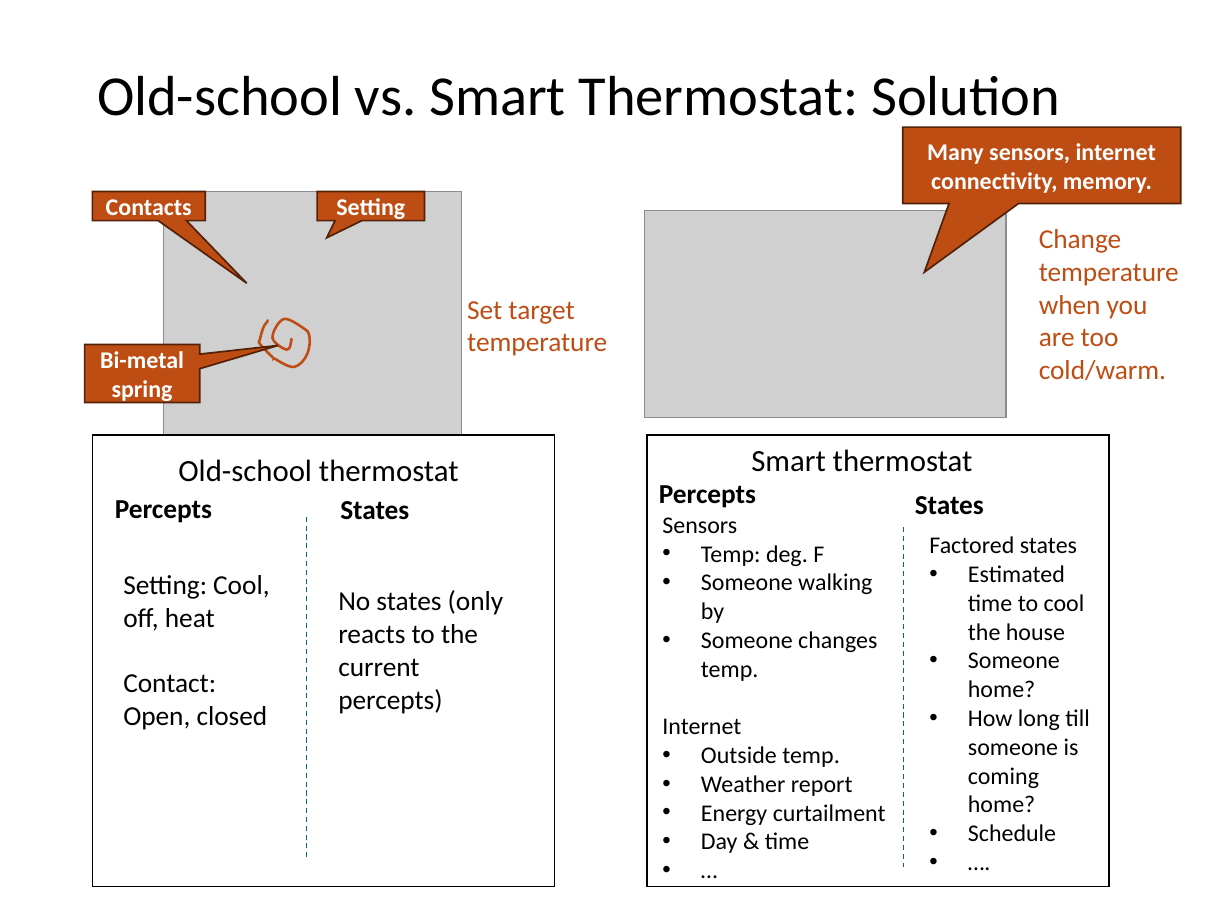
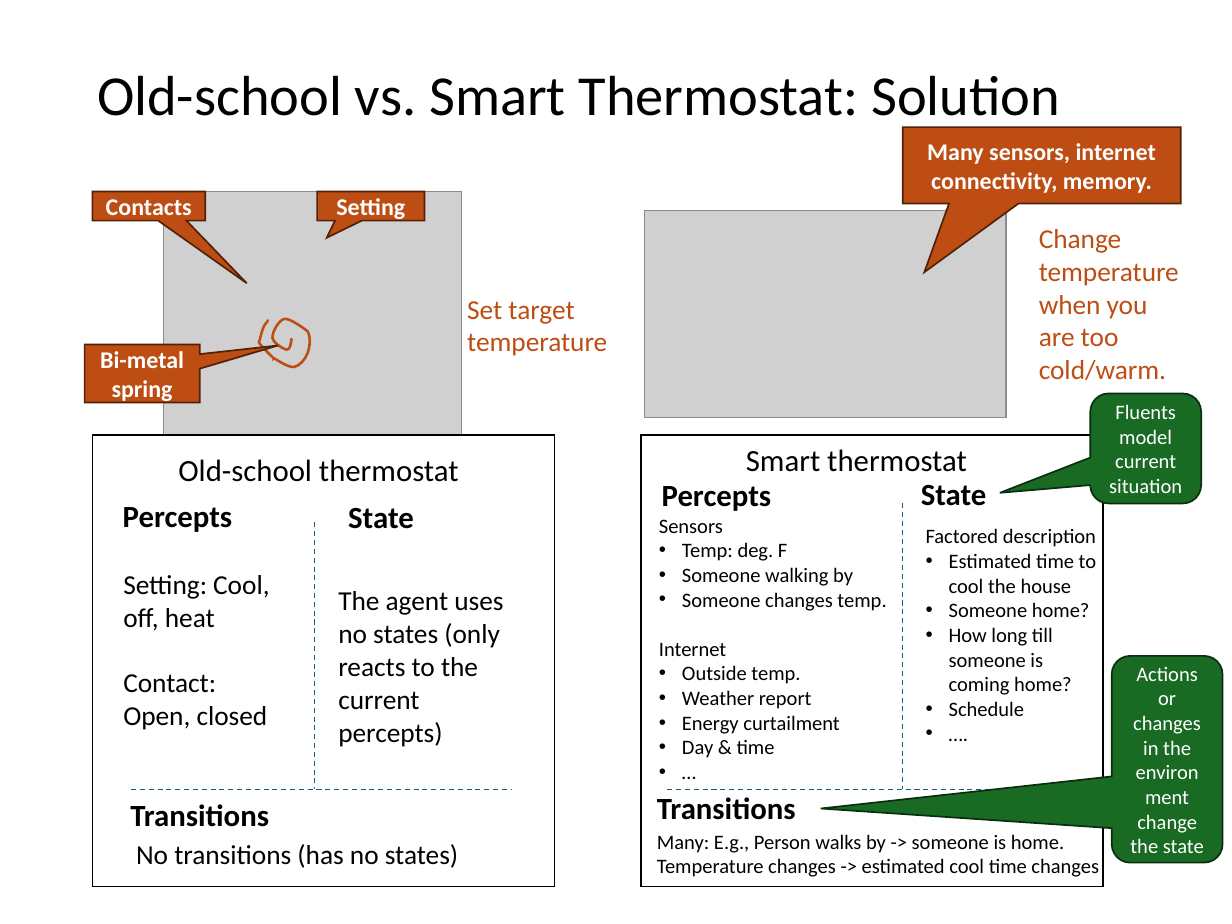
Before and after one commit to mhahsler/CS7320-AI, a slide deck: slide 28 of slides/02_agents.pptx. Drawn at 1232x924 pixels with LibreOffice and Linux fonts; fonts in the diff are those of the drawing; grey boxes stand for pictures. Boxes give left, top, right and bottom in pixels: in the first picture for what was removed or moved away, otherwise in the second. Text is boxed around its words. In the diff, an @@ line names an element or a change of style, - is before the commit and + after.

```diff
--- a/slides/02_agents.pptx
+++ b/slides/02_agents.pptx
@@ rounded speech box added at (1090,393,1201,503), fill #196B24, outline #0B2F10 1 pt, 12 pt, text #FFFFFF @@
+Fluents model current situation
@@ rectangle: place and size @@
-rectangle at (647,435,1109,887)
+rectangle at (642,435,1104,887)
@@ text "Smart thermostat": place and size @@
-text "Smart thermostat" at (751,449,973,472)
+text "Smart thermostat" at (746,449,967,472)
@@ text "Percepts" at (662,486,772,511): size 16 to 18 pt @@
@@ text "Percepts": place and size @@
-text "Percepts" at (115,500,212,523)
+text "Percepts" at (123,507,233,532)
@@ text "Percepts" at (123,507,233,532): size 16 to 18 pt @@
@@ text removed at (340,501,409,520) @@
-States
@@ text added at (348,507,414,529), 18 pt, text #000000, bold @@
+State
@@ text "Sensors" at (659,519,886,758): size 14 to 12 pt; indent changed @@
@@ line moved from (903, 527) - (903, 867) to (903, 504) - (903, 790) @@
@@ text removed at (915,496,984,515) @@
-States
@@ text added at (921,484,987,506), 18 pt, text #000000, bold @@
+State
@@ line moved from (307, 517) - (307, 857) to (314, 522) - (314, 790) @@
@@ text "Factored description": place and size @@
-text "Factored description" at (929,536,1089,841)
+text "Factored description" at (926,528,1097,716)
@@ text at (926,528,1096,547): text changed; size 14 to 12 pt @@
-Factored states
+Factored description
@@ text at (949,553,1097,716): size 14 to 12 pt in "Estimated time to cool the house", "Someone home?", "How long till someone is coming home?", "Schedule" and 1 more places; indent changed @@
@@ text at (338,591,503,747): text changed @@
-No states (only reacts to the current percepts)
+The agent uses no states (only reacts to the current percepts)
@@ rounded speech box added at (1111,655,1222,862), fill #196B24, outline #0B2F10 1 pt, 12 pt, text #FFFFFF @@
+Actions or changes in the environment change the state
@@ text added at (130,804,269,827), 18 pt, text #000000, bold @@
+Transitions
@@ line added from (131, 790) to (511, 790), #156082 0.75 pt dashed @@
@@ text added at (657,797,796,820), 18 pt, text #000000, bold @@
+Transitions
@@ line added from (668, 790) to (1047, 790), #156082 0.75 pt dashed @@
@@ text added at (657,834,1099,877), 12 pt, text #000000 @@
+Many: E.g., Person walks by -> someone is home.
+Temperature changes -> estimated cool time changes
@@ text added at (136,844,458,868), 16 pt, text #000000 @@
+No transitions (has no states)
```
Also in this commit, not shown: 9 other slides changed, 2 slides added, 2 other files.
